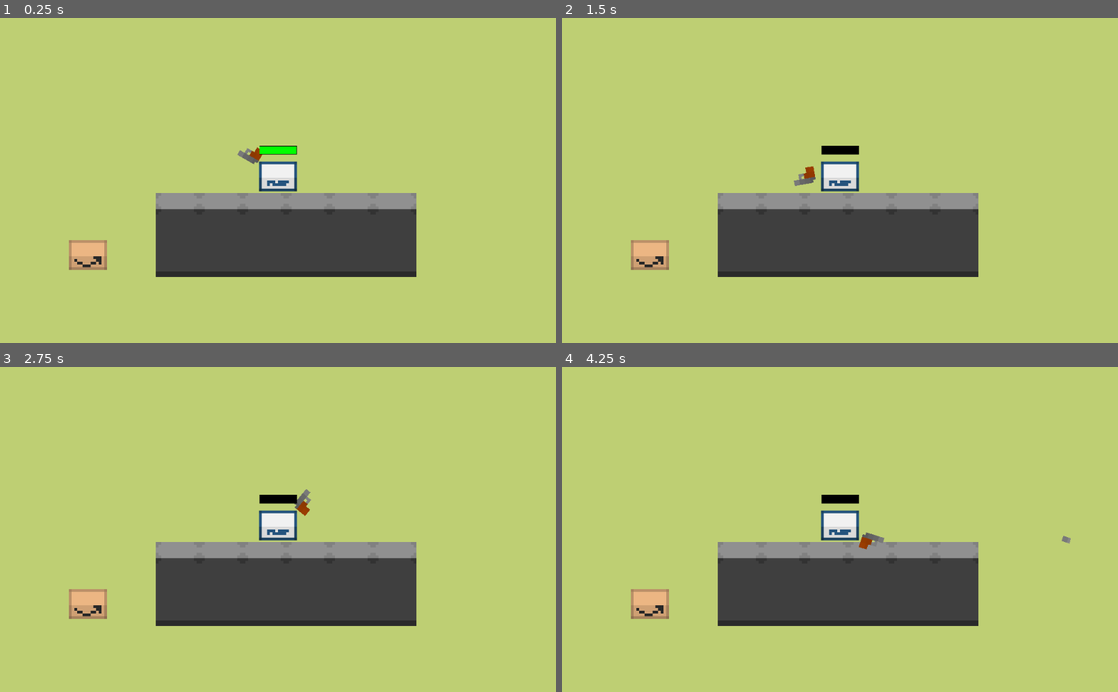
Above: before the commit, frames 1-4 (two rows, left to right).
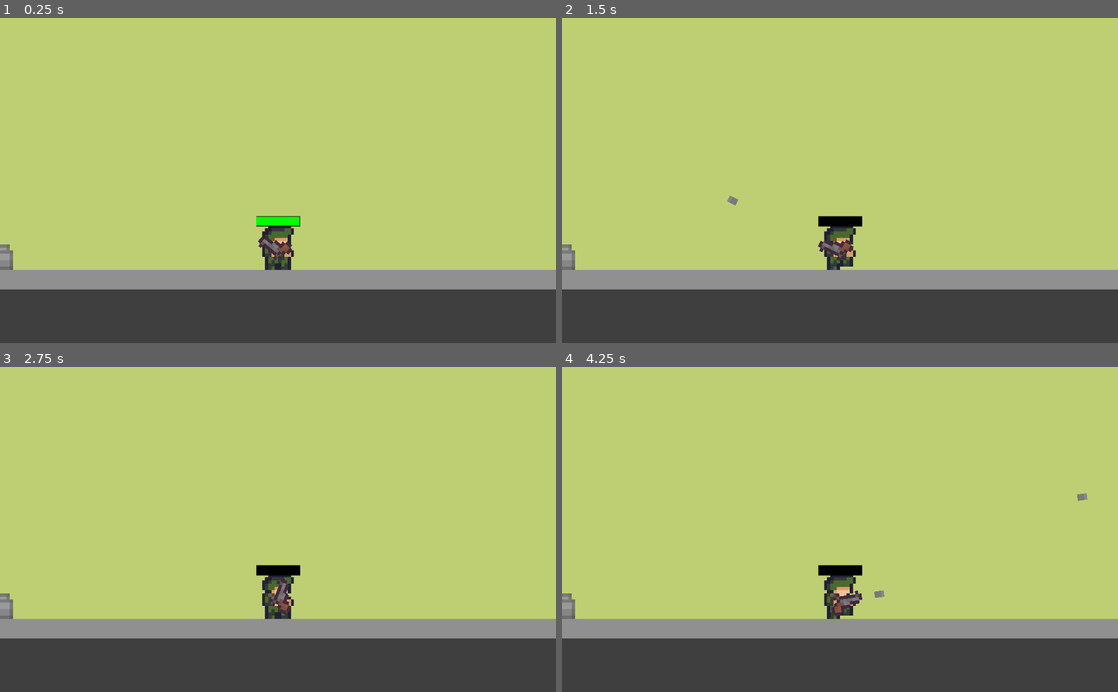
Above: after the commit, the same moments.

Repository: CUBE-The-Final-Shape/Destroying-Horrible
Game: Godot game, scene res://Scenes/Main.tscn
Two runs of this game, one before a commit and one after it. Both use one fixed random seed, a clock stepped at 60 frames per second and the inputs below.
Inputs (mouse positions are in pixels of both pictures, inside the frame that each line leads up to):
- Up to frame 1 (0.25 s): no input
- Up to frame 2 (1.5 s): tap Enter at 0.5 s; move the mouse to (962, 164) at 0.52 s; hold K (k) 0.53-1.28 s; hold Right (ui_right) from 0.53 s (still down); tap W (up) at 0.77 s; move the mouse to (728, 196) at 1.27 s; click (728, 196) at 1.35 s
- Up to frame 3 (2.75 s): tap W (up) at 1.52 s; tap K (k) at 1.55 s; move the mouse to (333, 458) at 2.02 s; release Right (ui_right) at 2.03 s; hold Left (ui_left) from 2.03 s (still down); hold K (k) from 2.03 s (still down)
- Up to frame 4 (4.25 s): tap Space at 2.75 s; move the mouse to (812, 594) at 2.77 s; release Left (ui_left) at 2.78 s; release K (k) at 2.78 s; hold Right (ui_right) from 2.78 s (still down); tap K (k) at 2.85, 3.8 s; tap W (up) at 3.02, 3.77 s; move the mouse to (1006, 578) at 3.52 s; press the mouse at (1006, 578) at 3.53 s

The runs differ from the first frame. In frame 1, 35% of the frame differs, in the area x 0-100%, y 39-100%; in frame 2, 35%; in frame 3, 35%; in frame 4, 35%, in the area x 0-100%, y 38-100%.

Commit message:
ANIMATIONS AND SUBFOLDERS BEACH. THEY WORK!!!!

Diff:
--- a/Map_Parts/Wall.tscn
+++ b/Map_Parts/Wall.tscn
@@ -8,6 +8,8 @@
 [node name="Wall" type="StaticBody2D"]
 
 [node name="Sprite" type="Sprite" parent="."]
+position = Vector2( 0, -0.25 )
+scale = Vector2( 1, 1.01613 )
 texture = ExtResource( 1 )
 
 [node name="CollisionShape2D" type="CollisionShape2D" parent="."]
--- a/Scenes/Main.tscn
+++ b/Scenes/Main.tscn
@@ -12,21 +12,21 @@
 extents = Vector2( 6.5, 4 )
 
 [sub_resource type="RectangleShape2D" id=2]
-extents = Vector2( 8, 9.5 )
+extents = Vector2( 8, 8 )
 
 [node name="Main" type="Node2D"]
 
 [node name="TextureRect" type="TextureRect" parent="."]
-margin_left = 114.0
-margin_top = 45.0
-margin_right = 962.0
-margin_bottom = 540.0
+margin_left = -1384.0
+margin_top = 47.0
+margin_right = 1920.0
+margin_bottom = 542.0
 texture = ExtResource( 2 )
 expand = true
 stretch_mode = 2
 
 [node name="Stone" type="StaticBody2D" parent="."]
-position = Vector2( 400, 457 )
+position = Vector2( 408, 384 )
 
 [node name="Sprite2" type="Sprite" parent="Stone"]
 texture = ExtResource( 6 )
@@ -36,25 +36,11 @@
 shape = SubResource( 1 )
 
 [node name="Wall" parent="." instance=ExtResource( 3 )]
-position = Vector2( 460, 408 )
-
-[node name="Wall" parent="Wall" instance=ExtResource( 3 )]
-position = Vector2( 16, 0 )
-
-[node name="Wall" parent="Wall/Wall" instance=ExtResource( 3 )]
-position = Vector2( 16, 0 )
-
-[node name="Wall" parent="Wall/Wall/Wall" instance=ExtResource( 3 )]
-position = Vector2( 16, 0 )
-
-[node name="Wall" parent="Wall/Wall/Wall/Wall" instance=ExtResource( 3 )]
-position = Vector2( 16, 0 )
-
-[node name="Wall" parent="Wall/Wall/Wall/Wall/Wall" instance=ExtResource( 3 )]
-position = Vector2( 16, 0 )
+position = Vector2( 456, 408 )
+scale = Vector2( 10000, 1 )
 
 [node name="Enemy" parent="." instance=ExtResource( 4 )]
-position = Vector2( 427, 413 )
+position = Vector2( 360, 384 )
 
 [node name="Player" parent="." instance=ExtResource( 1 )]
 position = Vector2( 497, 376 )
@@ -67,16 +53,16 @@
 rect_scale = Vector2( 0.108, 0.2 )
 
 [node name="Tree" type="StaticBody2D" parent="."]
-position = Vector2( 282, 339 )
+position = Vector2( 296, 360 )
 z_index = 2
 
 [node name="Sprite" type="Sprite" parent="Tree"]
-position = Vector2( 78, 92 )
+position = Vector2( 0, 16 )
 scale = Vector2( 2, 2 )
 texture = ExtResource( 5 )
 
 [node name="CollisionShape2D" type="CollisionShape2D" parent="Tree"]
-position = Vector2( 78, 98.5 )
+position = Vector2( 0, 24 )
 shape = SubResource( 2 )
 
 [connection signal="health_updated" from="Player" to="Player/Health bar" method="_on_Player_health_updated"]
--- a/Scenes/player.gd
+++ b/Scenes/player.gd
@@ -3,7 +3,7 @@
 signal killed()
 signal health_updated(health)
 
-export (int) var speed = 150
+export (int) var speed = 100
 export (int) var jump_strength = 200
 export (int) var gravity = 1000
 export (int) var max_health = 100
@@ -47,3 +47,17 @@
 		if health == 0:
 			kill()
 			emit_signal("killed")
+
+onready var _animated_sprite = $AnimatedSprite
+
+func _process(_delta):
+	if Input.is_action_pressed("ui_right"):
+		_animated_sprite.play("walk_right")
+	else:
+		_animated_sprite.play("idle_right")
+
+#Har inte lyckats få animationer till vänster att fungera samtidigt som höger
+	#if Input.is_action_pressed("ui_left"):
+	#	_animated_sprite.play("walk_left")
+	#else:
+	#	_animated_sprite.play("idle_left")
--- a/Scenes/player.tscn
+++ b/Scenes/player.tscn
@@ -1,31 +1,67 @@
-[gd_scene load_steps=6 format=2]
+[gd_scene load_steps=18 format=2]
 
-[ext_resource path="res://sprites/postnord.png" type="Texture" id=1]
+[ext_resource path="res://sprites/military_sprites/Militaryman/animations_left/idle/militaryman1left.png" type="Texture" id=1]
 [ext_resource path="res://Scenes/player.gd" type="Script" id=2]
-[ext_resource path="res://sprites/gun.png" type="Texture" id=3]
+[ext_resource path="res://sprites/military_sprites/Militaryman/animations_right/idle/militaryman1.png" type="Texture" id=3]
 [ext_resource path="res://Scenes/gun_script.gd" type="Script" id=4]
+[ext_resource path="res://sprites/military_sprites/weapons/oversizedRevolver.png" type="Texture" id=5]
+[ext_resource path="res://sprites/military_sprites/Militaryman/animations_right/walking/militaryman6.png" type="Texture" id=6]
+[ext_resource path="res://sprites/military_sprites/Militaryman/animations_right/walking/militaryman3.png" type="Texture" id=7]
+[ext_resource path="res://sprites/military_sprites/Militaryman/animations_right/walking/militaryman4.png" type="Texture" id=8]
+[ext_resource path="res://sprites/military_sprites/Militaryman/animations_right/walking/militaryman5.png" type="Texture" id=9]
+[ext_resource path="res://sprites/military_sprites/Militaryman/animations_right/walking/militaryman2.png" type="Texture" id=10]
+[ext_resource path="res://sprites/military_sprites/Militaryman/animations_left/walking/militaryman3left.png" type="Texture" id=11]
+[ext_resource path="res://sprites/military_sprites/Militaryman/animations_left/walking/militaryman5left.png" type="Texture" id=12]
+[ext_resource path="res://sprites/military_sprites/Militaryman/animations_left/walking/militaryman4left.png" type="Texture" id=13]
+[ext_resource path="res://sprites/military_sprites/Militaryman/animations_left/walking/militaryman6left.png" type="Texture" id=14]
+[ext_resource path="res://sprites/military_sprites/Militaryman/animations_left/walking/militaryman2left.png" type="Texture" id=15]
+
+[sub_resource type="SpriteFrames" id=2]
+animations = [ {
+"frames": [ ExtResource( 1 ) ],
+"loop": true,
+"name": "idle_left",
+"speed": 5.0
+}, {
+"frames": [ ExtResource( 3 ) ],
+"loop": true,
+"name": "idle_right",
+"speed": 5.0
+}, {
+"frames": [ ExtResource( 15 ), ExtResource( 11 ), ExtResource( 13 ), ExtResource( 12 ), ExtResource( 14 ) ],
+"loop": true,
+"name": "walk_left",
+"speed": 5.0
+}, {
+"frames": [ ExtResource( 10 ), ExtResource( 7 ), ExtResource( 8 ), ExtResource( 9 ), ExtResource( 6 ) ],
+"loop": true,
+"name": "walk_right",
+"speed": 5.0
+} ]
 
 [sub_resource type="RectangleShape2D" id=1]
-extents = Vector2( 7, 5.5 )
+extents = Vector2( 5, 7 )
 
 [node name="Player" type="KinematicBody2D"]
 script = ExtResource( 2 )
 
-[node name="PlayerSprite" type="Sprite" parent="."]
-texture = ExtResource( 1 )
+[node name="AnimatedSprite" type="AnimatedSprite" parent="."]
+frames = SubResource( 2 )
+animation = "walk_right"
+speed_scale = 2.0
 
 [node name="PlayerCollision" type="CollisionShape2D" parent="."]
-position = Vector2( 0, 2.5 )
+position = Vector2( 0, 1 )
 shape = SubResource( 1 )
 
 [node name="Camera_anchor" type="RemoteTransform2D" parent="."]
-position = Vector2( 0, 4 )
+position = Vector2( 0, -20 )
 remote_path = NodePath("../Main_Camera")
 
 [node name="Main_Camera" type="Camera2D" parent="."]
-position = Vector2( 0, 4 )
+position = Vector2( 0, -20 )
 current = true
-zoom = Vector2( 0.2, 0.2 )
+zoom = Vector2( 0.17, 0.17 )
 smoothing_speed = 15.0
 
 [node name="Gun" type="KinematicBody2D" parent="."]
@@ -33,8 +69,8 @@
 script = ExtResource( 4 )
 
 [node name="Gun_Sprite" type="Sprite" parent="Gun"]
-position = Vector2( 13, 2.5 )
-texture = ExtResource( 3 )
+position = Vector2( 2, 0.5 )
+texture = ExtResource( 5 )
 
 [node name="BulletPoint" type="Node2D" parent="Gun"]
-position = Vector2( 17, 0.5 )
+position = Vector2( 6, -0.5 )
--- a/project.godot
+++ b/project.godot
@@ -24,6 +24,20 @@
 
 [input]
 
+ui_left={
+"deadzone": 0.5,
+"events": [ Object(InputEventKey,"resource_local_to_scene":false,"resource_name":"","device":0,"alt":false,"shift":false,"control":false,"meta":false,"command":false,"pressed":false,"scancode":16777231,"physical_scancode":0,"unicode":0,"echo":false,"script":null)
+, Object(InputEventJoypadButton,"resource_local_to_scene":false,"resource_name":"","device":0,"button_index":14,"pressure":0.0,"pressed":false,"script":null)
+, Object(InputEventKey,"resource_local_to_scene":false,"resource_name":"","device":0,"alt":false,"shift":false,"control":false,"meta":false,"command":false,"pressed":false,"scancode":65,"physical_scancode":0,"unicode":0,"echo":false,"script":null)
+ ]
+}
+ui_right={
+"deadzone": 0.5,
+"events": [ Object(InputEventKey,"resource_local_to_scene":false,"resource_name":"","device":0,"alt":false,"shift":false,"control":false,"meta":false,"command":false,"pressed":false,"scancode":16777233,"physical_scancode":0,"unicode":0,"echo":false,"script":null)
+, Object(InputEventJoypadButton,"resource_local_to_scene":false,"resource_name":"","device":0,"button_index":15,"pressure":0.0,"pressed":false,"script":null)
+, Object(InputEventKey,"resource_local_to_scene":false,"resource_name":"","device":0,"alt":false,"shift":false,"control":false,"meta":false,"command":false,"pressed":false,"scancode":68,"physical_scancode":0,"unicode":0,"echo":false,"script":null)
+ ]
+}
 ui_end={
 "deadzone": 0.5,
 "events": [ Object(InputEventKey,"resource_local_to_scene":false,"resource_name":"","device":0,"alt":false,"shift":false,"control":false,"meta":false,"command":false,"pressed":false,"scancode":16777230,"physical_scancode":0,"unicode":0,"echo":false,"script":null)
Binary file removed: K-pist.png
Renamed: sprites/militaryman/1k-47.ase -> sprites/military_sprites/1k-47.ase
Renamed: sprites/militaryman/Gun pallete.ase -> sprites/military_sprites/Gun pallete.ase
Binary file added: sprites/military_sprites/Militaryman/animations_left/idle/militaryman1left.png
Not shown, added: sprites/military_sprites/Militaryman/animations_left/idle/militaryman1left.png.import
Binary file added: sprites/military_sprites/Militaryman/animations_left/walking/militaryman2left.png
Not shown, added: sprites/military_sprites/Militaryman/animations_left/walking/militaryman2left.png.import
Binary file added: sprites/military_sprites/Militaryman/animations_left/walking/militaryman3left.png
Not shown, added: sprites/military_sprites/Militaryman/animations_left/walking/militaryman3left.png.import
Binary file added: sprites/military_sprites/Militaryman/animations_left/walking/militaryman4left.png
Not shown, added: sprites/military_sprites/Militaryman/animations_left/walking/militaryman4left.png.import
Binary file added: sprites/military_sprites/Militaryman/animations_left/walking/militaryman5left.png
(and 22 more such lines)
